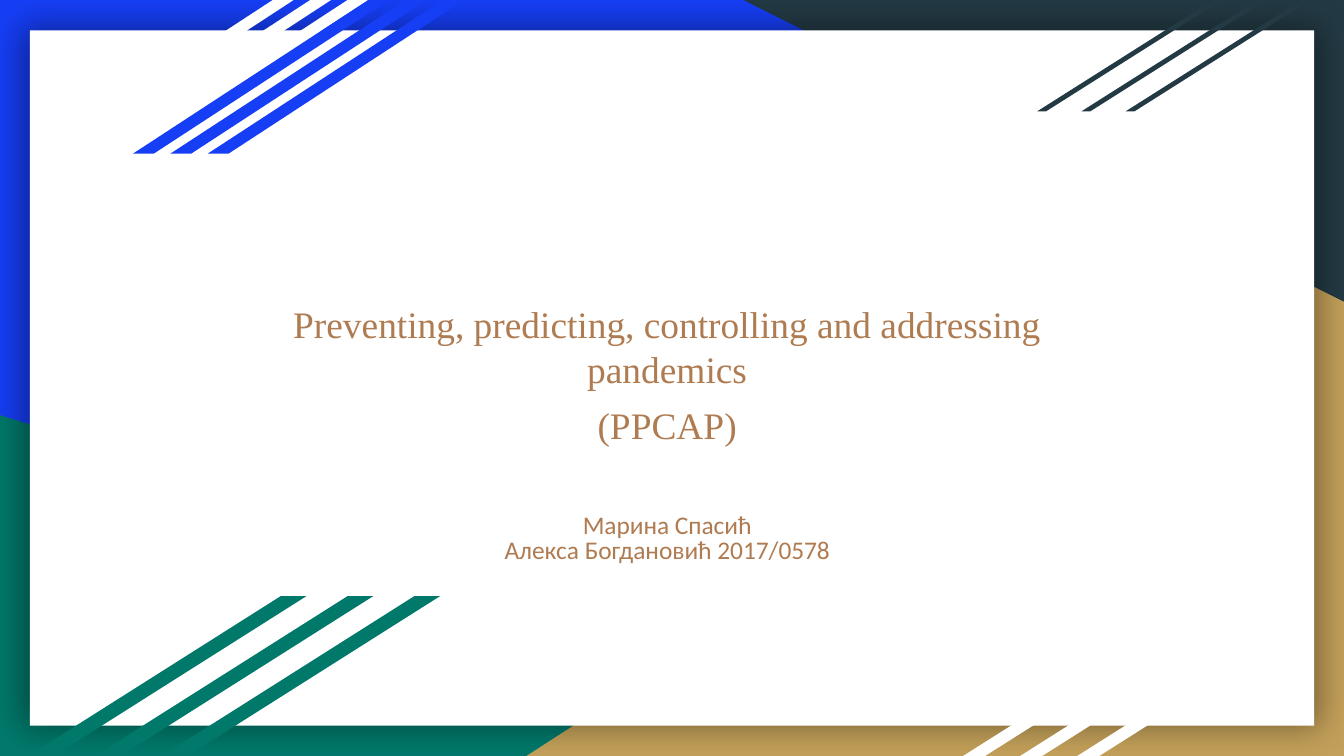
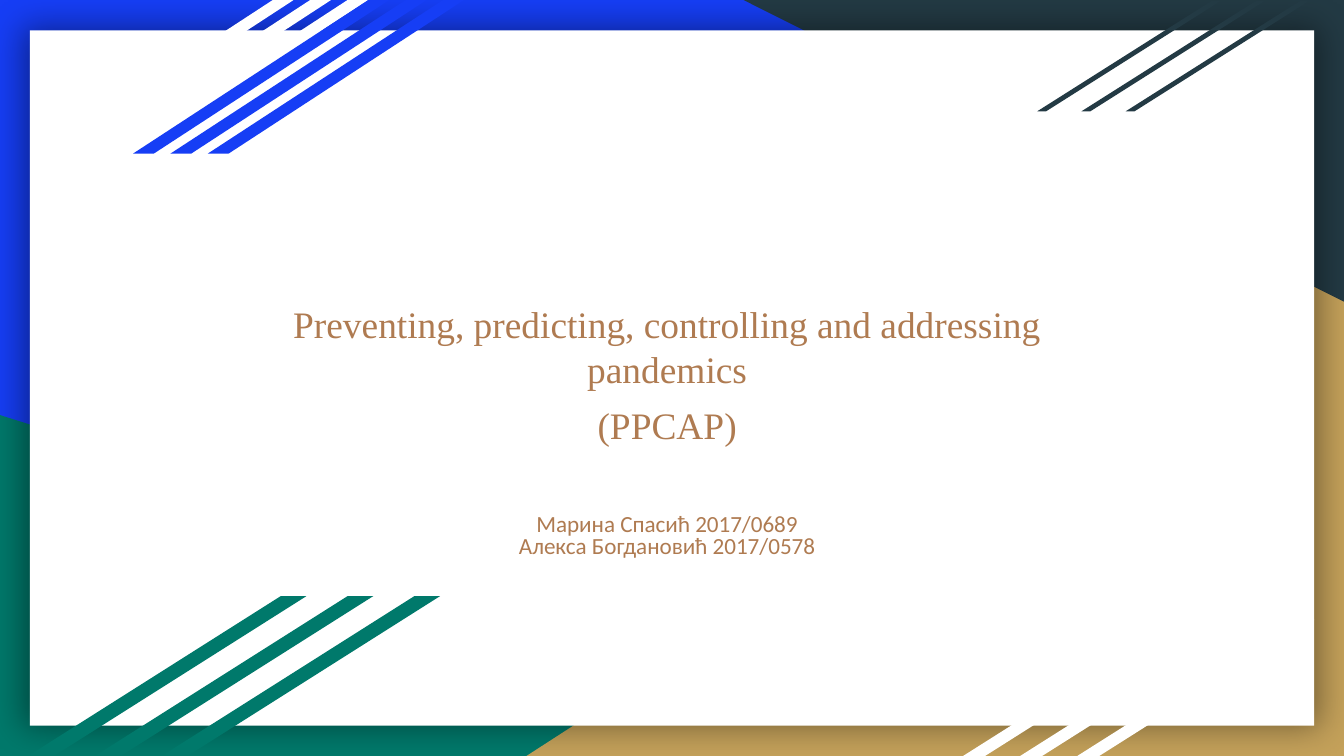
Before and after one commit to aleksa1902/PSI-Projekat, a slide deck: slide 1 of Faza 1/PPCAP.pptx. Drawn at 1344x756 pixels with LibreOffice and Linux fonts; fonts in the diff are those of the drawing. Boxes give left, top, right and bottom in pixels: in the first picture for what was removed or moved away, otherwise in the second. Text is boxed around its words. In the diff, an @@ line names an element or a change of style, - is before the commit and + after.

```diff
--- a/Faza 1/PPCAP.pptx
+++ b/Faza 1/PPCAP.pptx
@@ subtitle at [519, 535, 815, 558]: size 13.6 to 12.4 pt in "Алекса Богдановић 2017/0578" @@
@@ subtitle at [536, 516, 797, 539]: text changed; size 13.6 to 12.4 pt @@
-Марина Спасић
+Марина Спасић 2017/0689
```
Also in this commit, not shown: 1 other slide changed, 8 other files.
